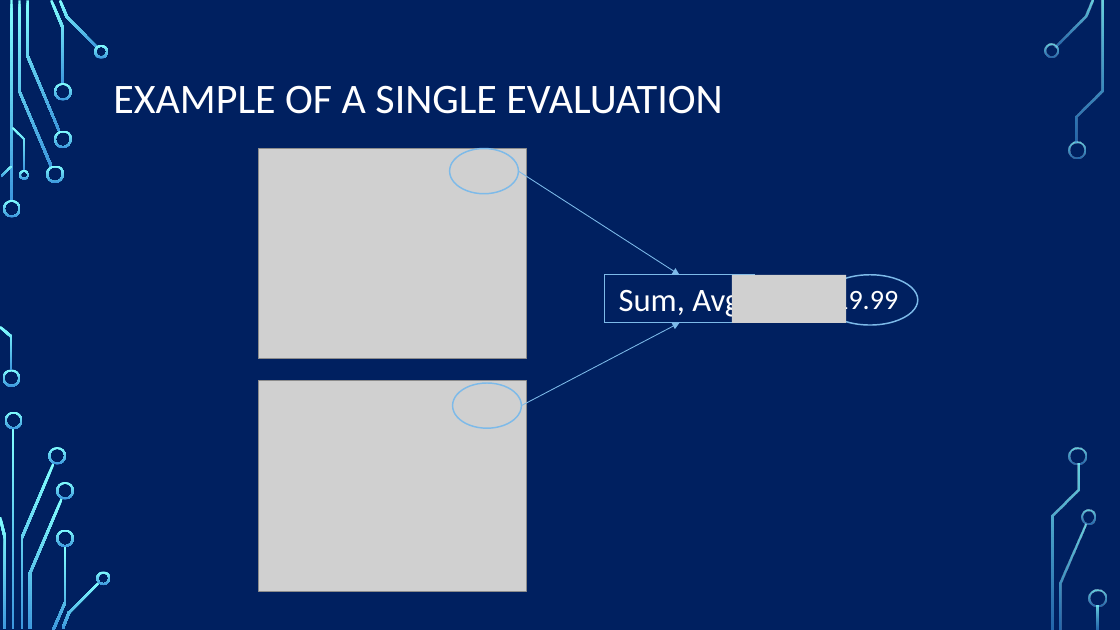
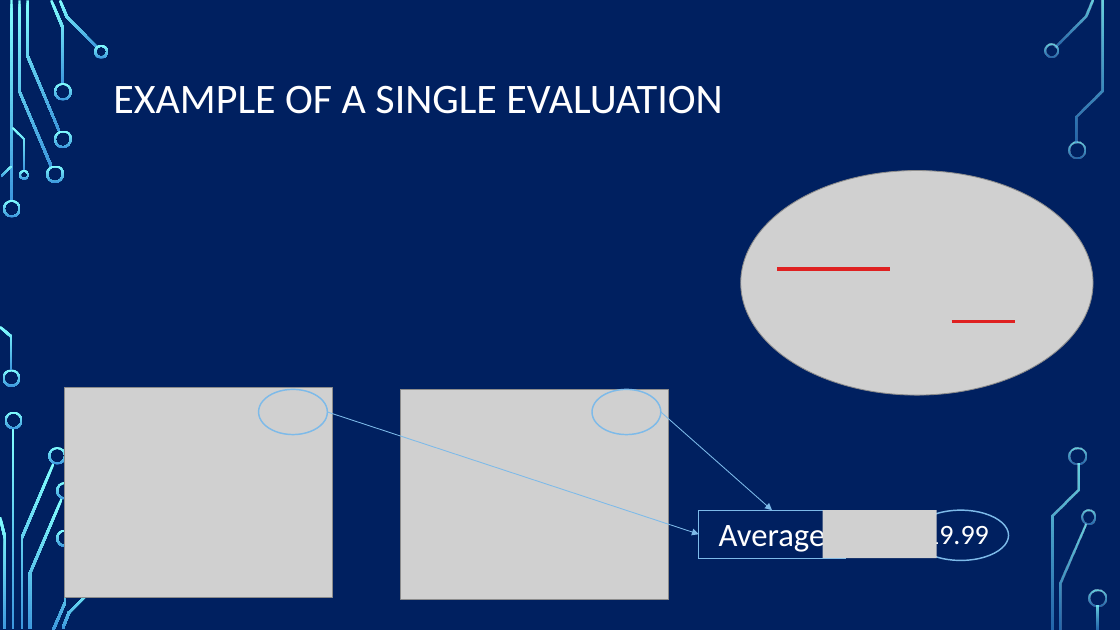
Before and after one commit to EliavSh/FinalProjectRL, a slide deck: slide 18 of docs/Semi Final Results.pptx (slide 17 before the commit). Drawn at 1120x630 pixels with LibreOffice and Linux fonts; fonts in the diff are those of the drawing; grey boxes stand for pictures; background and template pictures are left out. Boxes give left, top, right and bottom in pixels: in the first picture for what was removed or moved away, otherwise in the second. Text is boxed around its words. In the diff, an @@ line names an element or a change of style, - is before the commit and + after.

```diff
--- a/docs/Semi Final Results.pptx
+++ b/docs/Semi Final Results.pptx
@@ picture added at (x1=741, y1=171, x2=1093, y2=395) @@
@@ line added from (777, 269) to (890, 269), #DF2121 3 pt @@
@@ rectangle removed at (x1=605, y1=275, x2=755, y2=323) @@
-Sum, Avg
@@ picture removed at (x1=732, y1=275, x2=846, y2=323) @@
@@ line added from (952, 322) to (1016, 322), #DF2121 3 pt @@
@@ picture moved from (x1=259, y1=381, x2=527, y2=592) to (x1=65, y1=387, x2=333, y2=598) @@
@@ ellipse moved from (x1=453, y1=383, x2=522, y2=429) to (x1=259, y1=390, x2=328, y2=435) @@
@@ arrow moved from (522, 406) - (680, 323) to (328, 412) - (699, 534) @@
@@ picture moved from (x1=259, y1=149, x2=527, y2=360) to (x1=401, y1=390, x2=669, y2=601) @@
@@ ellipse moved from (x1=450, y1=149, x2=518, y2=194) to (x1=592, y1=390, x2=661, y2=435) @@
@@ arrow moved from (518, 171) - (680, 275) to (661, 412) - (772, 510) @@
@@ rectangle added at (x1=699, y1=510, x2=845, y2=558), outline #7DBAE9 0.75 pt, 28 pt, text #FFFFFF @@
+Average
@@ picture added at (x1=823, y1=510, x2=937, y2=558) @@
@@ ellipse moved from (x1=823, y1=275, x2=918, y2=325) to (x1=913, y1=510, x2=1009, y2=560) @@
@@ text "19.99" moved from (x1=834, y1=286, x2=898, y2=316) to (x1=925, y1=521, x2=989, y2=551) @@
@@ freeform shape removed at (x1=97, y1=571, x2=111, y2=585) @@
```
Also in this commit, not shown: 10 other slides changed, 4 slides added, 2 slides removed, 13 other files.
